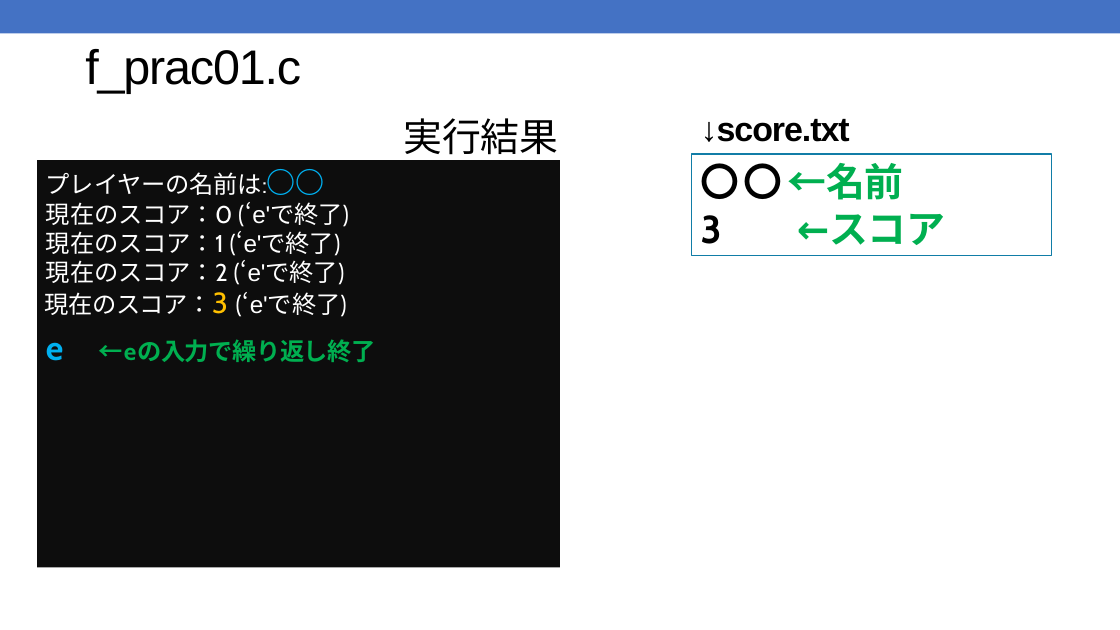
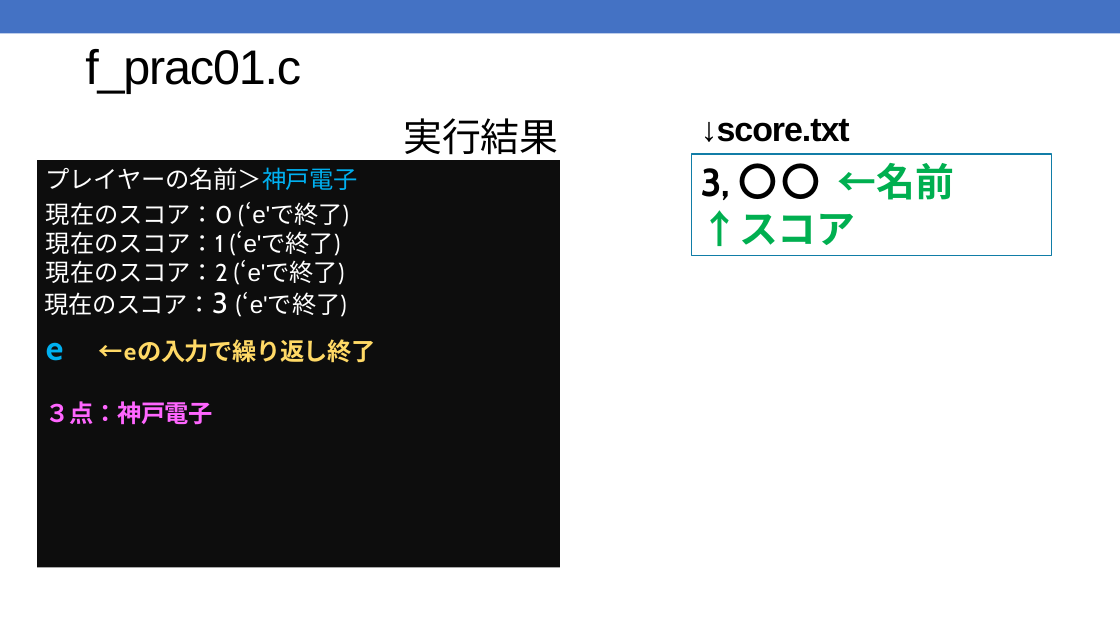
Before and after one commit to kic-murata/cpp2025, a slide deck: slide 2 of 授業資料/演習問題：ファイル処理.pptx. Drawn at 1120x630 pixels with LibreOffice and Linux fonts; fonts in the diff are those of the drawing. Boxes give left, top, right and bottom in pixels: in the first picture for what was removed or moved away, otherwise in the second. Text is boxed around its words. In the diff, an @@ line names an element or a change of style, - is before the commit and + after.

```diff
--- a/授業資料/演習問題：ファイル処理.pptx
+++ b/授業資料/演習問題：ファイル処理.pptx
@@ text at (46,167,358,190): text changed @@
-プレイヤーの名前は:○○
+プレイヤーの名前＞神戸電子
@@ text in rectangle at (701,163,954,246): text changed @@
-〇〇←名前
-3 ←スコア
+3, 〇〇 ←名前
+↑スコア
@@ text "現在のスコア：3 (‘e'で終了)" at (44,292,347,317): text colour #FFC000 to #FFFFFF in "現在のスコア：3" @@
@@ text at (46,339,376,363): text colour #00AF50 to #FFD966 in "←eの入力で繰り返し終了" @@
@@ text at (46,401,213,425): paragraph added @@
+３点：神戸電子
```
Also in this commit, not shown: 9 other slides changed, 3 slides added.
